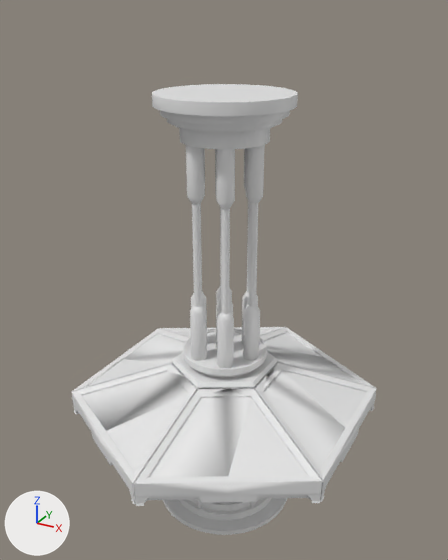
The OBJ model tardis/model/interior/TARDIS_Console.obj as it was, and as the next commit left it.
Camera for both pictures: a 50 mm lens placed at (6.62, -12.07, 9.52), pointed at (-0.08, 0.1, 3.43). Every picture has the same lights, and +X, +Y and +Z are marked at lower left. The first picture is the older version. Where no turn or scale is listed for an object, it has been applied to the vertices.

The scene before the commit, as lines of its bpy script (objects in view):
```python
me_black = bpy.data.meshes.new('Black')
me_black.from_pydata(...)  # 1212 vertices, 2380 faces; spans x -1.8..1.8, y -1.8..1.8, z -2.85..7.86
me_chrome = bpy.data.meshes.new('Chrome')
me_chrome.from_pydata(...)  # 2752 vertices, 4992 faces; spans x -0.95..0.95, y -0.85..0.85, z 1.48..7.04
me_metal = bpy.data.meshes.new('Metal')
me_metal.from_pydata(...)  # 396 vertices, 818 faces; spans x -3.47..3.47, y -3.99..3.99, z -0.93..1.3
ob_black = bpy.data.objects.new('Black', me_black)
ob_black.location = (0.0, 0.0, 0.0)
ob_chrome = bpy.data.objects.new('Chrome', me_chrome)
ob_chrome.location = (0.0, 0.0, 0.0)
ob_metal = bpy.data.objects.new('Metal', me_metal)
ob_metal.location = (0.0, 0.0, 0.0)
# also in view: 'Glow' at (0.0, 0.0, 1.41)
```
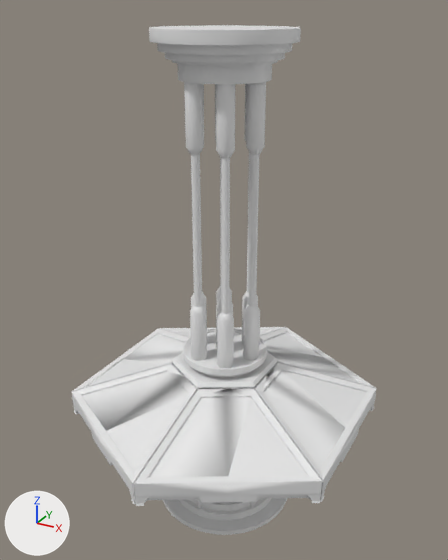
Location of each change, [x1, y1, x2, y2] in pixels of the pictures (448 x 560 px; the box of a moved part takes in the faces that stretch with it):
'Black', reshaped (13% taller)
    before: [152, 84, 298, 535]
    after: [149, 25, 301, 535]
'Chrome', reshaped (28% taller)
    before: [186, 145, 265, 368]
    after: [184, 82, 266, 368]
part 1 of me_black, moved or reshaped
    before: [152, 84, 298, 149]
    after: [149, 25, 301, 84]
part 2 of me_chrome, moved or reshaped
    before: [246, 145, 265, 204]
    after: [246, 82, 266, 155]
part 3 of me_chrome, moved or reshaped (mostly hidden)
    before: [204, 151, 205, 181]
    after: [203, 84, 204, 103]
part 4 of me_chrome, moved or reshaped
    before: [216, 149, 235, 209]
    after: [216, 84, 235, 159]
part 5 of me_chrome, moved or reshaped (mostly hidden)
    before: [244, 148, 246, 190]
    after: [245, 84, 247, 141]
part 6 of me_chrome, moved or reshaped
    before: [186, 145, 205, 204]
    after: [184, 82, 204, 155]
part 7 of me_chrome, moved or reshaped (mostly hidden)
    before: [215, 149, 221, 208]
    after: [215, 84, 216, 141]

The change, as a list of edits to the scene's bpy script:
```text
Change me_black:
    used by ob_black; location = (0.0, 0.0, 0.0)
    remove me_black.from_pydata(...)  # 1212 vertices, 2380 faces; spans x -1.8..1.8, y -1.8..1.8, z -2.85..7.86
    add me_black.from_pydata(...)  # 1212 vertices, 2380 faces; spans x -1.8..1.8, y -1.8..1.8, z -2.85..9.14
    me_black part 1: the loose piece of 320 vertices spanning x -1.55..1.55, y -1.55..1.55, z 6.85..7.86 is moved by (0.0, 0.0, 1.28)
Change me_chrome:
    used by ob_chrome; location = (0.0, 0.0, 0.0)
    remove me_chrome.from_pydata(...)  # 2752 vertices, 4992 faces; spans x -0.95..0.95, y -0.85..0.85, z 1.48..7.04
    add me_chrome.from_pydata(...)  # 2752 vertices, 4992 faces; spans x -0.95..0.95, y -0.85..0.85, z 1.48..8.13
    me_chrome part 2: the loose piece of 160 vertices spanning x 0.55..0.95, y -0.2..0.2, z 5.53..7.04 is moved by (0.0, 0.0, 1.09)
    me_chrome part 3: the loose piece of 160 vertices spanning x -0.95..-0.55, y -0.2..0.2, z 5.53..7.04 is moved by (0.0, 0.0, 1.09)
    me_chrome part 4: the loose piece of 160 vertices spanning x 0.18..0.57, y -0.85..-0.45, z 5.53..7.04 is moved by (0.0, 0.0, 1.09)
    me_chrome part 5: the loose piece of 160 vertices spanning x 0.18..0.57, y 0.45..0.85, z 5.53..7.04 is moved by (0.0, 0.0, 1.09)
    me_chrome part 6: the loose piece of 160 vertices spanning x -0.57..-0.18, y -0.85..-0.45, z 5.53..7.04 is moved by (0.0, 0.0, 1.09)
    me_chrome part 7: the loose piece of 192 vertices spanning x -0.21..0.21, y -0.21..0.21, z 5.13..6.86 is moved by (0.0, 0.0, 1.27)
    other edits to the shape of me_chrome do not show in these pictures
```
